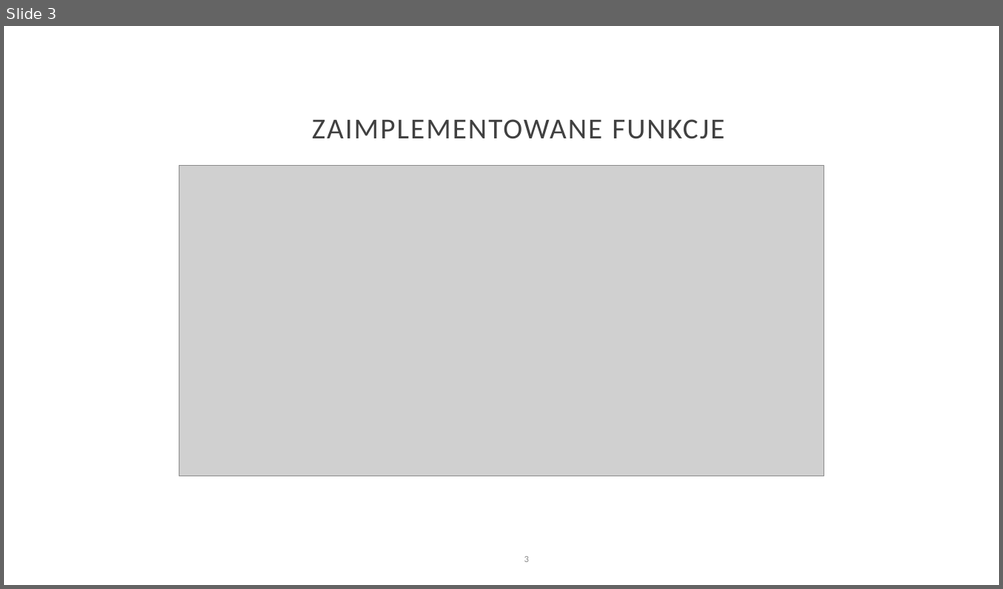
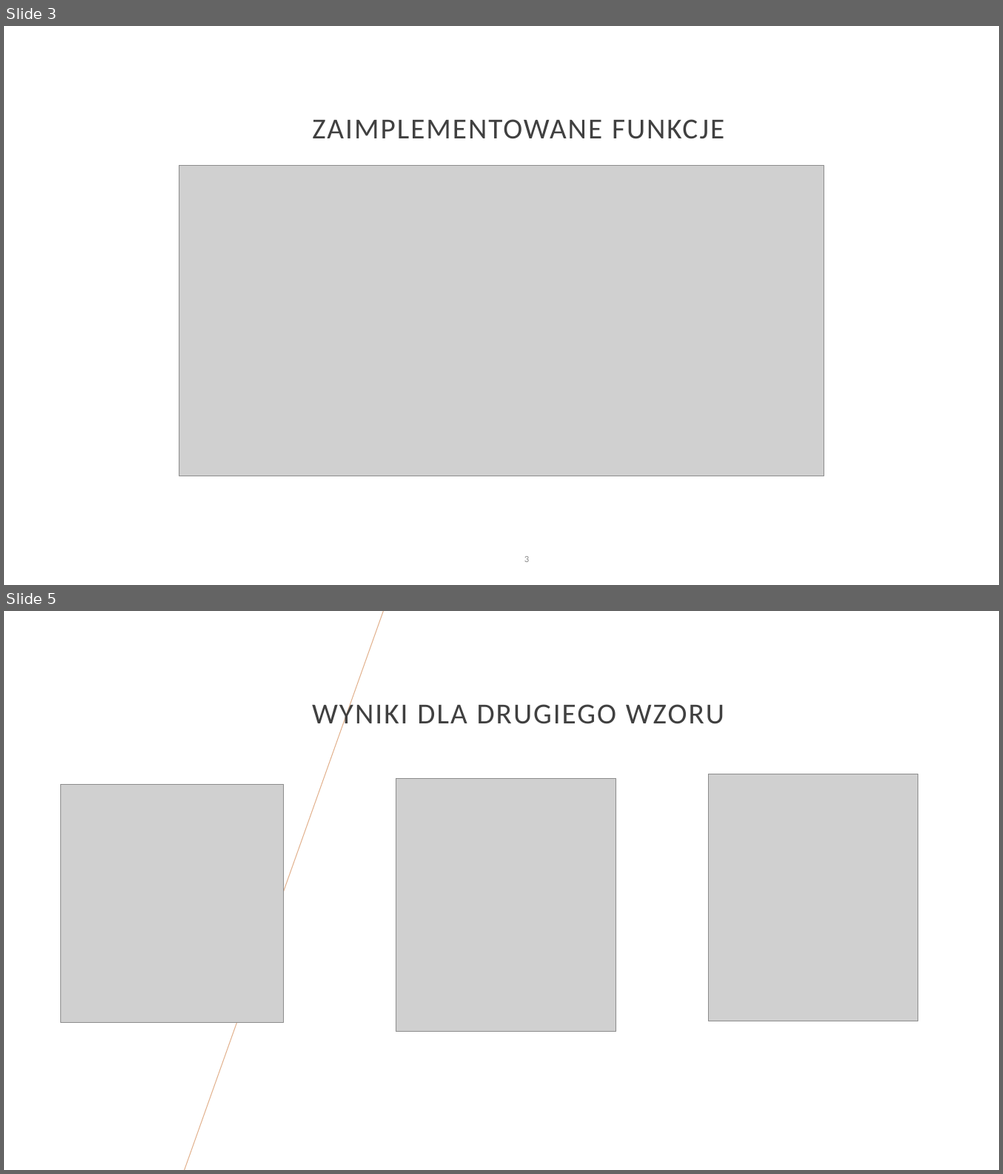
Before and after one commit to bkucharz/mownit, a slide deck: Prezentacja.pptx. Shown one above the other, each under a label of ours: slide 3 before the commit, slides 3 and 5 after it; the slides between them are not shown. The pictures are 1003x589 and 1003x1174 pixels, drawn with LibreOffice and Linux fonts; fonts in the diff are those of the drawing; grey boxes stand for pictures; background and template pictures are left out. Boxes give left, top, right and bottom in pixels: in the first picture for what was removed or moved away, otherwise in the second. Text is boxed around its words. In the diff, an @@ line names an element or a change of style, - is before the commit and + after.

```diff
--- a/Prezentacja.pptx
+++ b/Prezentacja.pptx
@@ slide 5 added at box(4, 611, 999, 1170), background #FFFFFF @@
@@ line added from (185, 1170) to (383, 611), #E2B18D 0.75 pt @@
@@ text added at box(312, 699, 724, 731), 28 pt, text #404040 @@
+WYNIKI DLA DRUGIEGO WZORU
@@ picture added at box(61, 784, 284, 1022) @@
@@ picture added at box(395, 779, 616, 1032) @@
@@ picture added at box(708, 775, 918, 1022) @@
```
Also in this commit, not shown: 2 other slides added, 1 slide removed, 1 other file.
